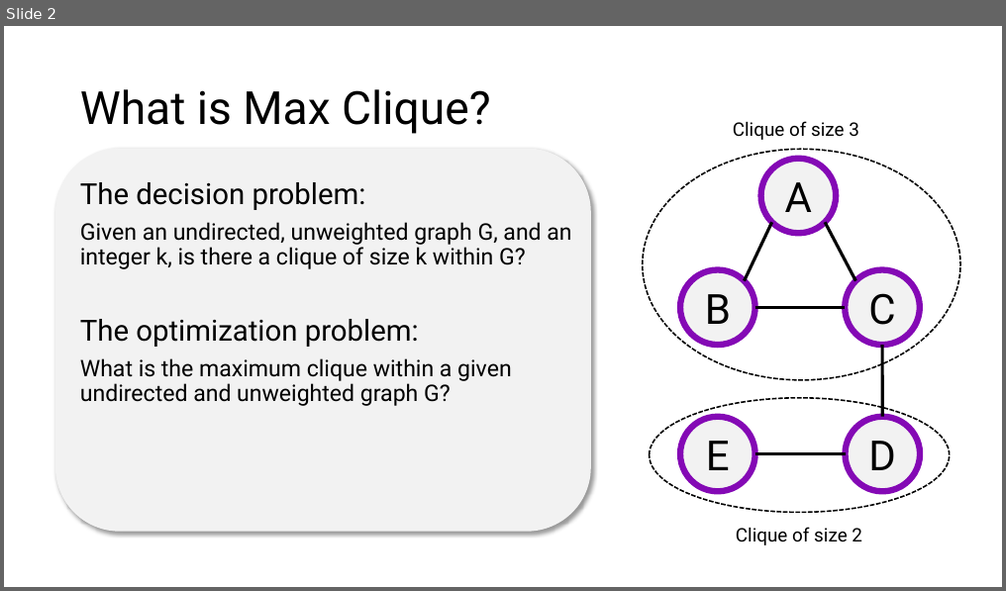
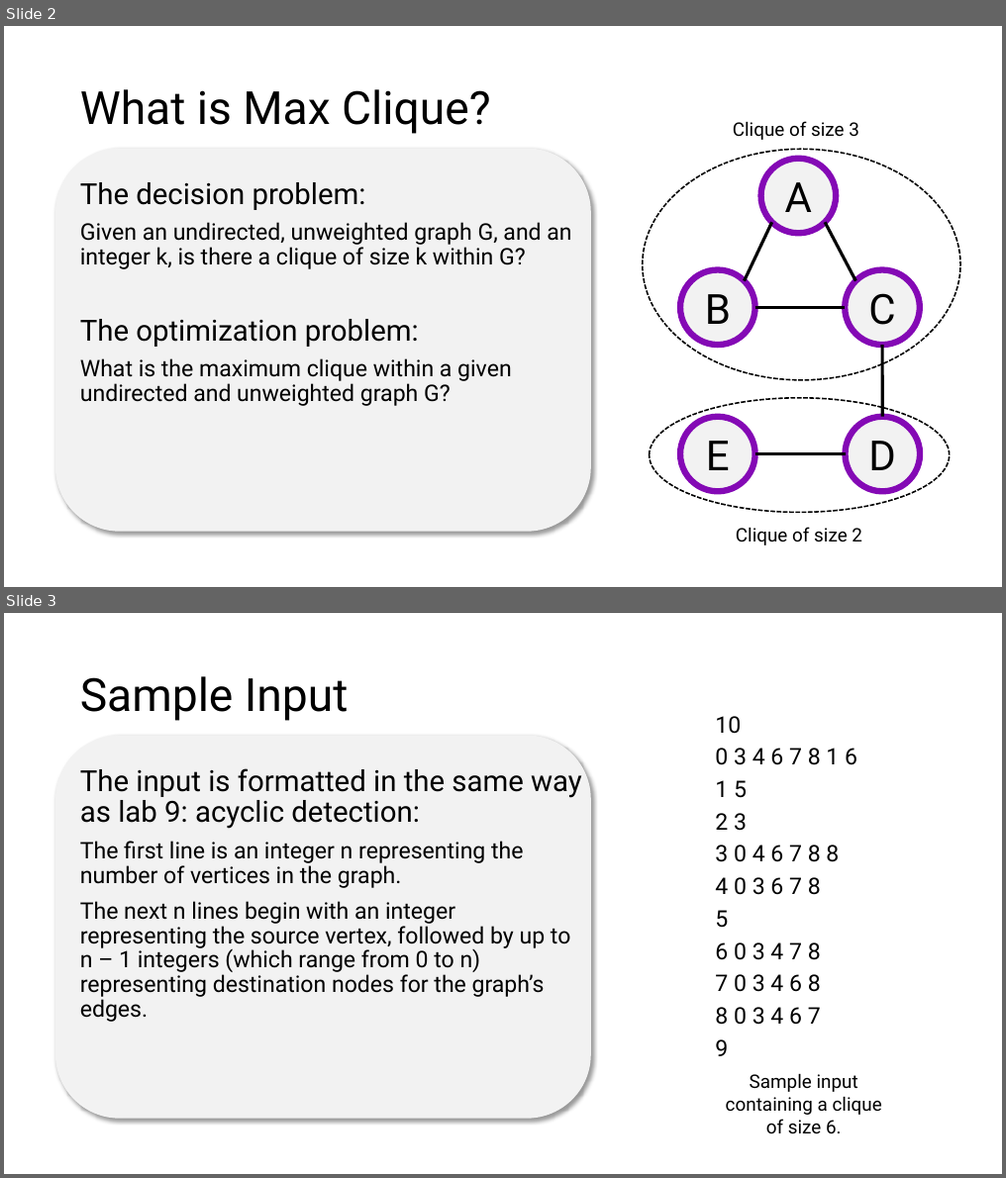
Before and after one commit to schaffsp/CS412FinalProject, a slide deck: problem_presentation.pptx. Shown one above the other, each under a label of ours: slide 2 before the commit, slides 2 and 3 after it. The pictures are 1006x591 and 1006x1178 pixels, drawn with LibreOffice and Linux fonts; fonts in the diff are those of the drawing. Boxes give left, top, right and bottom in pixels: in the first picture for what was removed or moved away, otherwise in the second. Text is boxed around its words. In the diff, an @@ line names an element or a change of style, - is before the commit and + after.

```diff
--- a/problem_presentation.pptx
+++ b/problem_presentation.pptx
@@ slide 3 added at (4, 613, 1002, 1174), background #FFFFFF @@
@@ title added at (80, 676, 348, 721), 44 pt, text #000000 @@
+Sample Input
@@ text added at (715, 716, 857, 1057), 22 pt, text #000000 @@
+10
+0 3 4 6 7 8 1 6
+1 5
+2 3
+3 0 4 6 7 8 8
+4 0 3 6 7 8
+5
+6 0 3 4 7 8
+7 0 3 4 6 8
+8 0 3 4 6 7
+9
@@ rounded rectangle added at (55, 735, 591, 1118), fill #F2F2F2 @@
@@ text added at (80, 763, 582, 1022), 22 pt, text #000000 @@
+The input is formatted in the same way as lab 9: acyclic detection:
+The first line is an integer n representing the number of vertices in the graph.
+The next n lines begin with an integer representing the source vertex, followed by up to n – 1 integers (which range from 0 to n) representing destination nodes for the graph’s edges.
@@ text added at (726, 1073, 882, 1135), 18 pt, text #000000 @@
+Sample input containing a clique of size 6.
```
Also in this commit, not shown: 1 slide changed, 2 other slides added.
